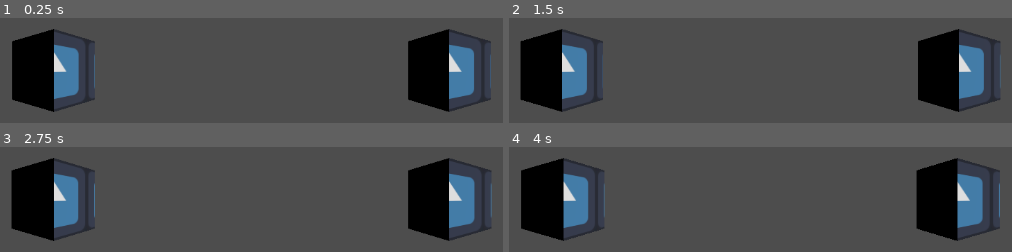
Above: before the commit, frames 1-4 (two rows, left to right).
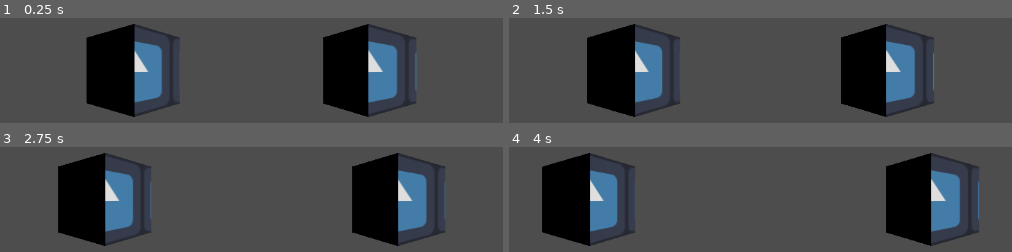
Above: after the commit, the same moments.

Repository: dairycultist/Metaverse
Game: Godot game, scene res://scene.tscn
Two runs of this game, one before a commit and one after it. Both use one fixed random seed, a clock stepped at 60 frames per second and the inputs below. The engine's default icon, where the game draws it, is replaced by a stand-in: a white triangle on a blue panel in a dark square.
Inputs:
- Up to frame 1 (0.25 s): no input
- Up to frame 2 (1.5 s): tap Enter at 0.5 s
- Up to frame 3 (2.75 s): no input
- Up to frame 4 (4 s): no input

The runs differ from the first frame. In frame 1, 39% of the frame differs, in the area x 2-98%, y 5-95%; in frame 2, 39%; in frame 3, 35%; in frame 4, 24%.

Commit message:
Reaspect test

Diff:
--- a/binocular_camera.gd
+++ b/binocular_camera.gd
@@ -1,26 +1,37 @@
 extends Node3D
 
-@onready var left = $LeftEyeContainer/LeftEye/Camera3D
-@onready var right = $RightEyeContainer/RightEye/Camera3D
+@onready var left_cam = $LeftEyeContainer/LeftEye/Camera3D
+@onready var right_cam = $RightEyeContainer/RightEye/Camera3D
+
+@onready var left_container = $LeftEyeContainer
+@onready var right_container = $RightEyeContainer
 
 @export_range(40, 80) var ipd_mm : int = 62
 @export_range(90, 120) var FOV : int = 110
+@export_range(0.0, 0.2, 0.01) var re_aspect : float = 0.0
 
 # need to allow adjustment of FOV and IPD ingame via
 # navigatable pause scene (black void like with quest)
 
 func _ready() -> void:
 
-	# divided by 2000 to get half of IPD and to convert to meters
-	left.h_offset = ipd_mm / -2000.0
-	right.h_offset = ipd_mm / 2000.0
-
-	left.fov = FOV
-	right.fov = FOV
+	apply_camera_settings()
 
 func _process(delta: float) -> void:
 
-	ipd_mm = 60 + sin(Time.get_ticks_msec() * 0.001) * 20
+	# for testing
+	re_aspect = (sin(Time.get_ticks_msec() * 0.0005) + 1.0) / 10
 
-	left.h_offset = ipd_mm / -2000.0
-	right.h_offset = ipd_mm / 2000.0
+	apply_camera_settings()
+
+func apply_camera_settings():
+
+	# divided by 2000 to get half of IPD and to convert to meters
+	left_cam.h_offset = ipd_mm / -2000.0
+	right_cam.h_offset = ipd_mm / 2000.0
+
+	left_cam.fov = FOV
+	right_cam.fov = FOV
+
+	left_container.anchor_left = re_aspect
+	right_container.anchor_right = 1.0 - re_aspect
--- a/scene.tscn
+++ b/scene.tscn
@@ -33,7 +33,6 @@
 size = Vector2i(576, 648)
 
 [node name="Camera3D" type="Camera3D" parent="BinocularCamera/LeftEyeContainer/LeftEye"]
-keep_aspect = 0
 
 [node name="RightEyeContainer" type="SubViewportContainer" parent="BinocularCamera"]
 anchors_preset = -1
@@ -48,4 +47,3 @@
 render_target_update_mode = 4
 
 [node name="Camera3D" type="Camera3D" parent="BinocularCamera/RightEyeContainer/RightEye"]
-keep_aspect = 0
Not shown, changed: build/Metaverse.apk
Not shown, changed: build/Metaverse.apk.idsig
